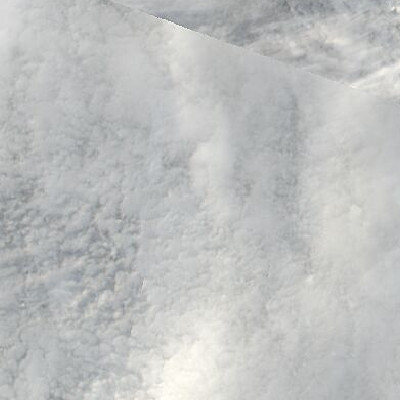
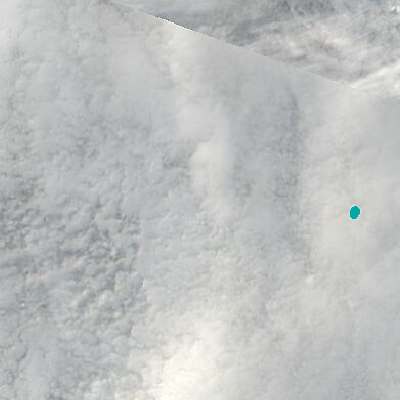
Layer changes from the first w=400, h=400 image to the second:
showed "ice floes" (2nd of 2) over <box>350,206,360,219</box>
